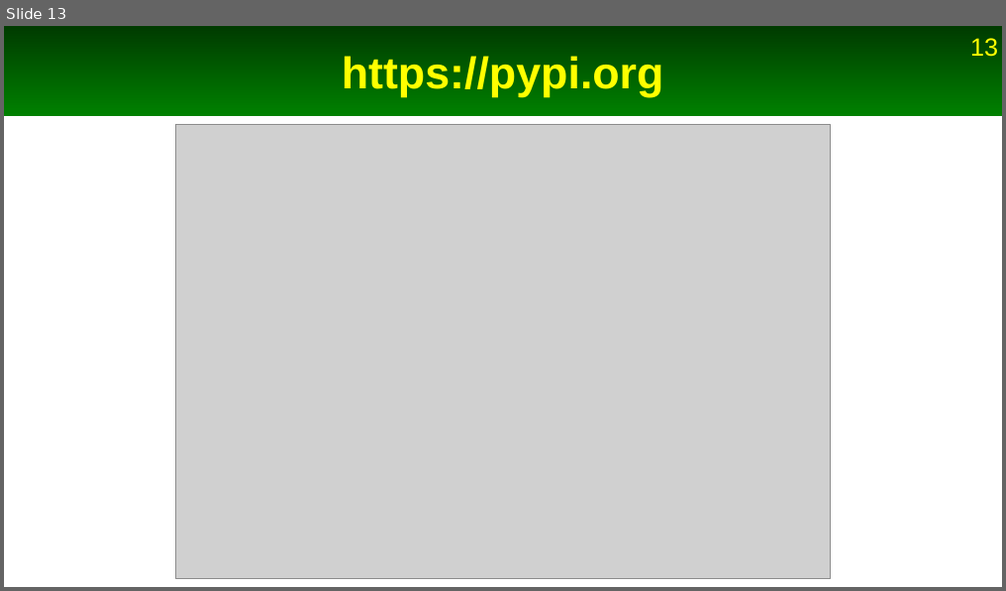
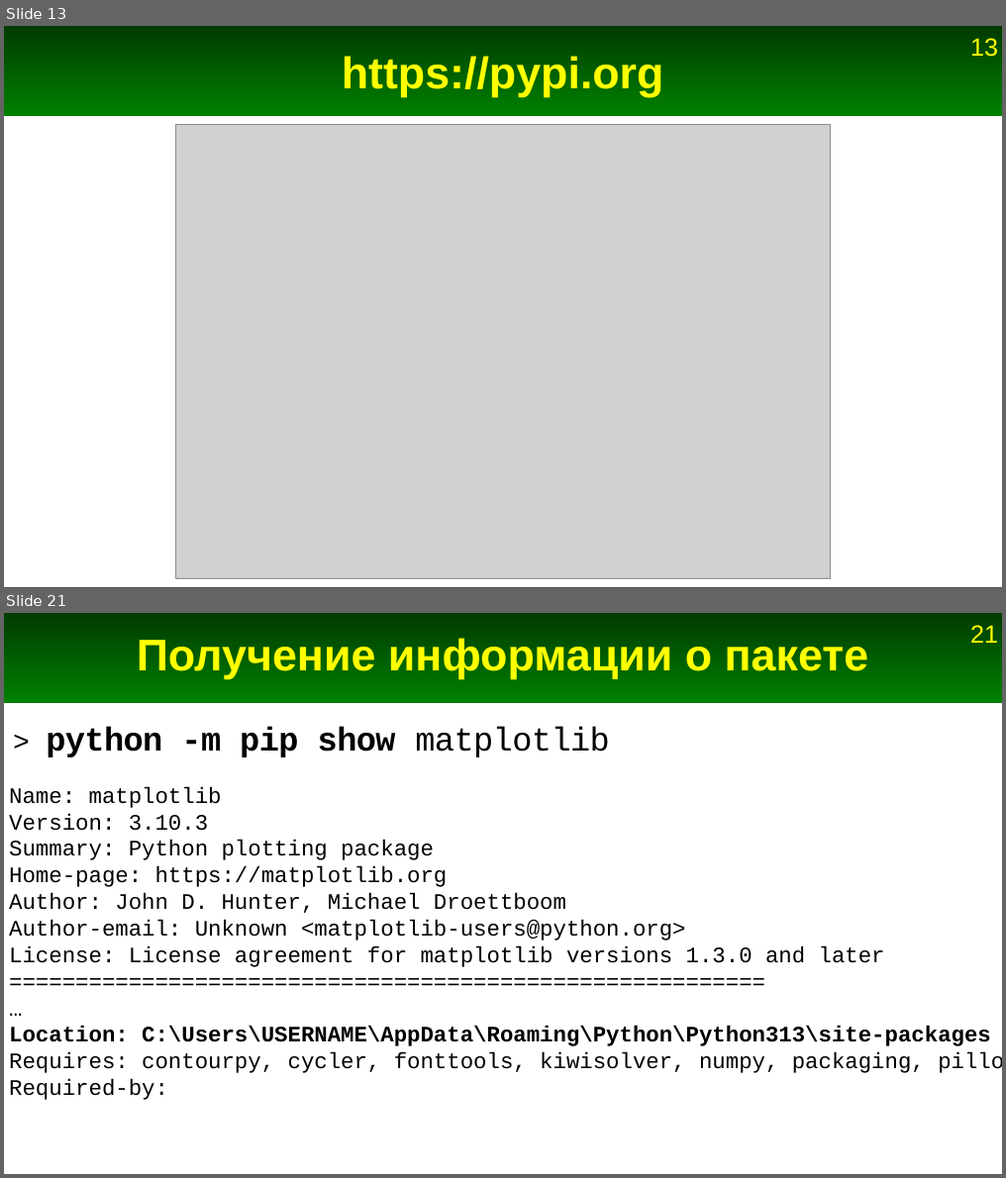
Before and after one commit to Jenyay/python-lectures, a slide deck: presentations/13. Modules.odp. Shown one above the other, each under a label of ours: slide 13 before the commit, slides 13 and 21 after it; the slides between them are not shown. The pictures are 1006x591 and 1006x1178 pixels, drawn with LibreOffice and Linux fonts; fonts in the diff are those of the drawing; grey boxes stand for pictures. Boxes give left, top, right and bottom in pixels: in the first picture for what was removed or moved away, otherwise in the second. Text is boxed around its words. In the diff, an @@ line names an element or a change of style, - is before the commit and + after.

```diff
--- a/presentations/13. Modules.odp
+++ b/presentations/13. Modules.odp
@@ slide 21 added at [4, 613, 1002, 1174], background #FFFFFF; not listed: 2 template elements that a slide beside it also shows @@
@@ title added at [137, 638, 869, 679], 32 pt, text #FFFF00, bold @@
+Получение информации о пакете
@@ text added at [46, 726, 610, 758], 24 pt, text #000000, bold @@
+> python -m pip show matplotlib
@@ text added at [9, 787, 991, 1100], 16 pt, text #000000 @@
+Name: matplotlib
+Version: 3.10.3
+Summary: Python plotting package
+Home-page: https://matplotlib.org
+Author: John D. Hunter, Michael Droettboom
+Author-email: Unknown <matplotlib-users@python.org>
+License: License agreement for matplotlib versions 1.3.0 and later
+=========================================================
+…
+Location: C:\Users\USERNAME\AppData\Roaming\Python\Python313\site-packages
+Requires: contourpy, cycler, fonttools, kiwisolver, numpy, packaging, pillow, pyparsing, python-dateutil
+Required-by:
```
Also in this commit, not shown: 6 slides changed, 12 other slides added, 1 other file.
